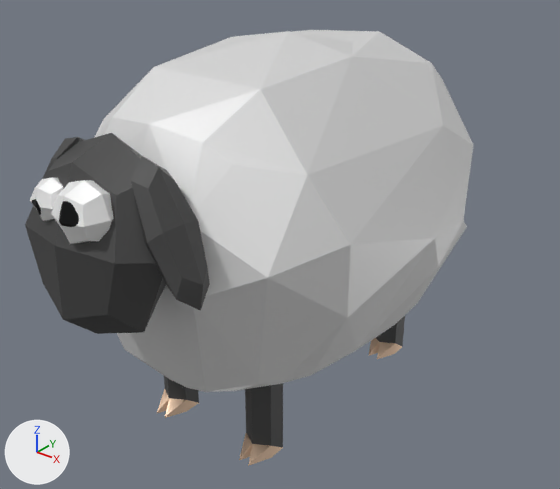
One commit to the FBX model GMTK-2025/Assets/Sheep/sheep.fbx: the scene before it, then after it.
Before and after are seen from a 50 mm camera at (1.177, -1.495, 1.347) aimed at (0.05, -0.086, 0.474). Arrows for +X, +Y and +Z are at lower left; the lights stay in place. Where no turn or scale is listed for an object, it has been applied to the vertices.

The first picture shows 'sheep-colorable', 'sheep-model'.
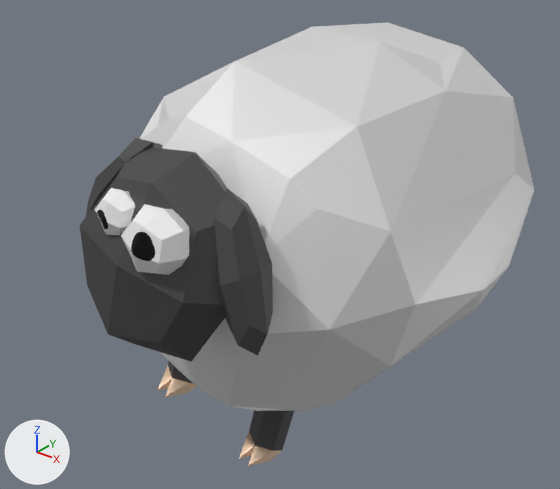
Boxes (x1, y1, x2, y2) around the edits, measured in the pictures (560 x 489 px):
'sheep-colorable', moved, turned: before (95, 30, 474, 392); after (139, 22, 534, 411)
'sheep-skin', added: after (80, 138, 294, 466)
    faces in mat_sheep_skin (dark grey #535353): (80, 138, 294, 451)
    faces in mat_eye (picture img_dot_eye_png): (95, 188, 189, 275)
    faces in mat_hoof (beige #ffddc0): (157, 366, 282, 466)
'sheep-model', deleted: before (25, 133, 405, 466)
    faces in mat_sheep_skin (dark grey #535353): (25, 133, 405, 447)
    faces in mat_eye (picture img_dot_eye_png): (30, 178, 114, 244)
    faces in mat_hoof (beige #ffddc0): (157, 338, 402, 466)

Edits to the bpy script that builds the scene:
```text
Add mat_under_wool:
    mat_under_wool = principled_material('under-wool')
    mat_under_wool.base_color = (0.8, 0.3, 0.245)  # pink #e79588
Add me_mesh_002_1:
    me_mesh_002_1.from_pydata(...)  # 433 vertices, 614 faces; spans x -0.334..0.256, y -0.981..0.389, z -0.663..0.238
    # faces by material slot: [144, 96, 48, 142, 184]
    me_mesh_002_1.materials.append(mat_sheep_skin)  # dark grey #535353
    me_mesh_002_1.materials.append(mat_hoof)  # beige #ffddc0
    me_mesh_002_1.materials.append(mat_eye)  # picture img_dot_eye_png
    me_mesh_002_1.materials.append(mat_wool)  # white #ececec
    me_mesh_002_1.materials.append(mat_under_wool)  # pink #e79588
Remove ob_sheep_model:
    ob_sheep_model = bpy.data.objects.new('sheep-model', me_mesh_003)
    ob_sheep_model.location = (0.0, 0.0, 0.0)
Change ob_sheep_colorable:
    ob_sheep_colorable.location: (-0.007, 0.245, 0.632) -> (0.158, 0.245, 0.653)
    ob_sheep_colorable.rotation_euler: (0.0, 0.0, 0.0) -> (0.0, 0.257, 0.0)  # degrees (0, 0, 0) -> degrees (0, 15, 0)
Add ob_sheep_skin:
    ob_sheep_skin = bpy.data.objects.new('sheep-skin', me_mesh_002_1)
    ob_sheep_skin.location = (0.158, 0.245, 0.653)
```
